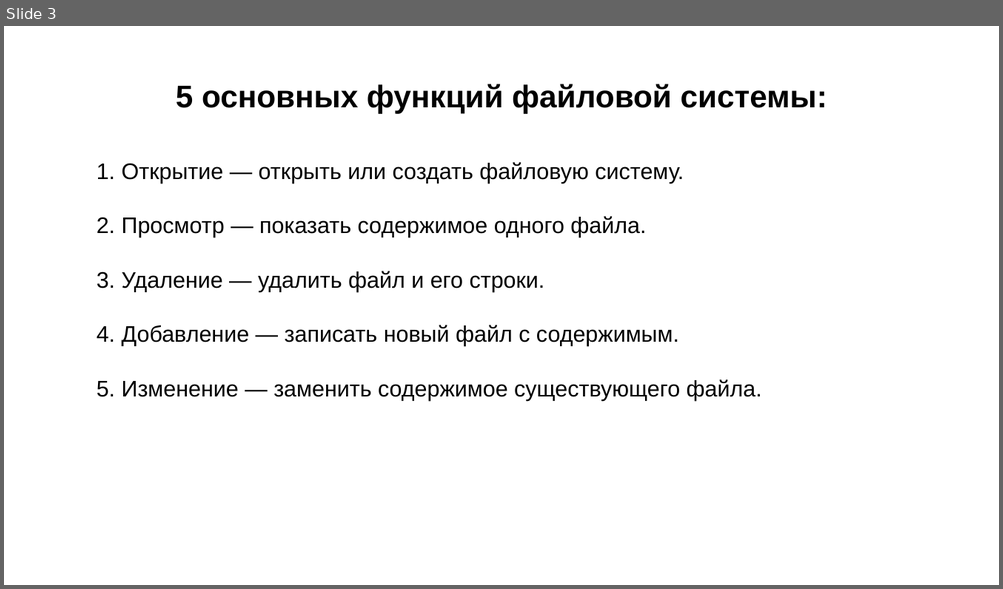
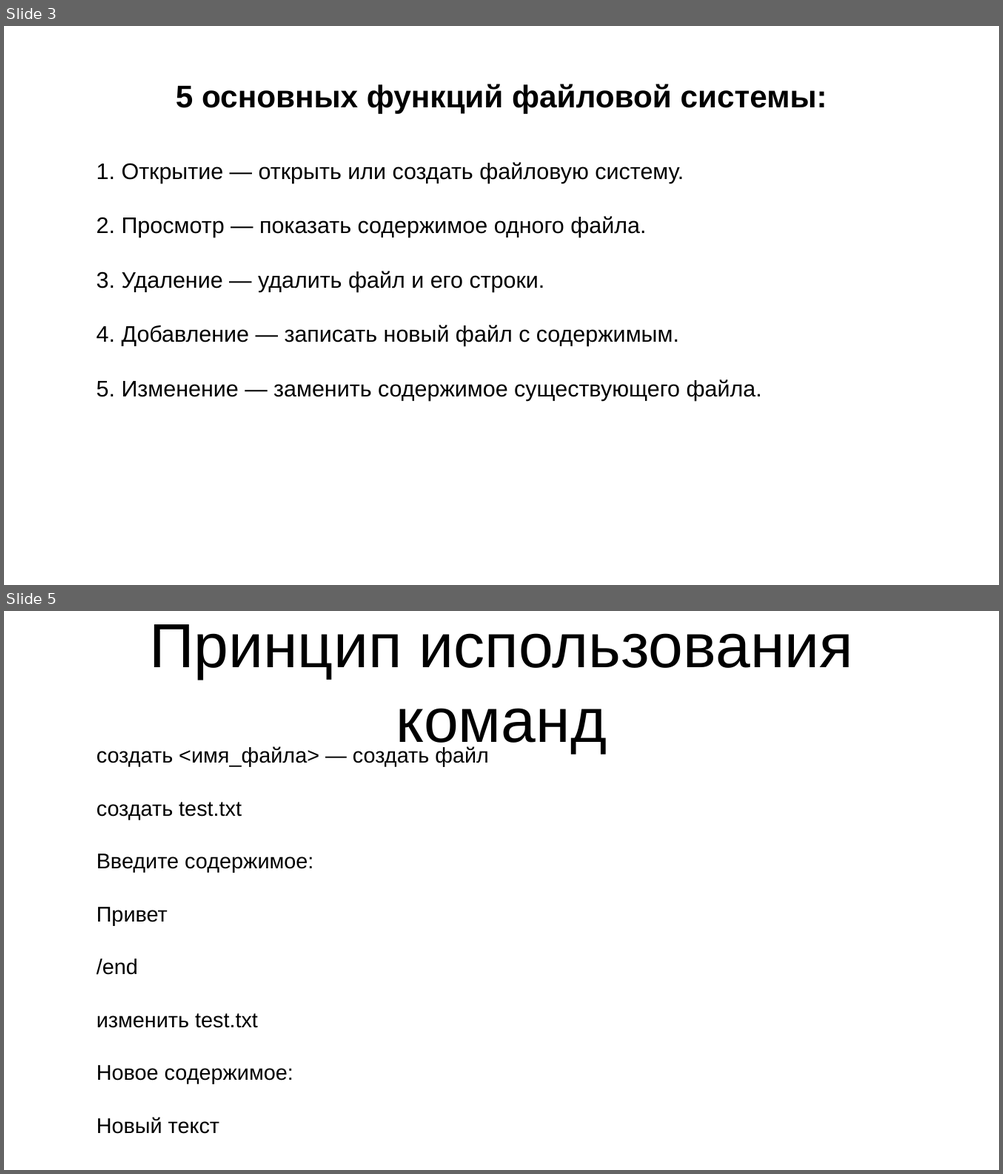
Before and after one commit to Cordisss/FileSystem, a slide deck: Presentation.odp. Shown one above the other, each under a label of ours: slide 3 before the commit, slides 3 and 5 after it; the slides between them are not shown. The pictures are 1003x589 and 1003x1174 pixels, drawn with LibreOffice and Linux fonts; fonts in the diff are those of the drawing; background and template pictures are left out. Boxes give left, top, right and bottom in pixels: in the first picture for what was removed or moved away, otherwise in the second. Text is boxed around its words. In the diff, an @@ line names an element or a change of style, - is before the commit and + after.

```diff
--- a/Presentation.odp
+++ b/Presentation.odp
@@ slide 5 added at box(4, 611, 999, 1170), background picture (left out) @@
@@ title added at box(149, 624, 853, 753), 49.7 pt, text #000000 @@
+Принцип использования команд
@@ text added at box(96, 746, 489, 1134), 17 pt, text #000000 @@
+создать <имя_файла> — создать файл
+создать test.txt
+Введите содержимое:
+Привет
+/end
+изменить test.txt
+Новое содержимое:
+Новый текст
+/end
```
Also in this commit, not shown: 2 slides changed, 1 other slide added.
